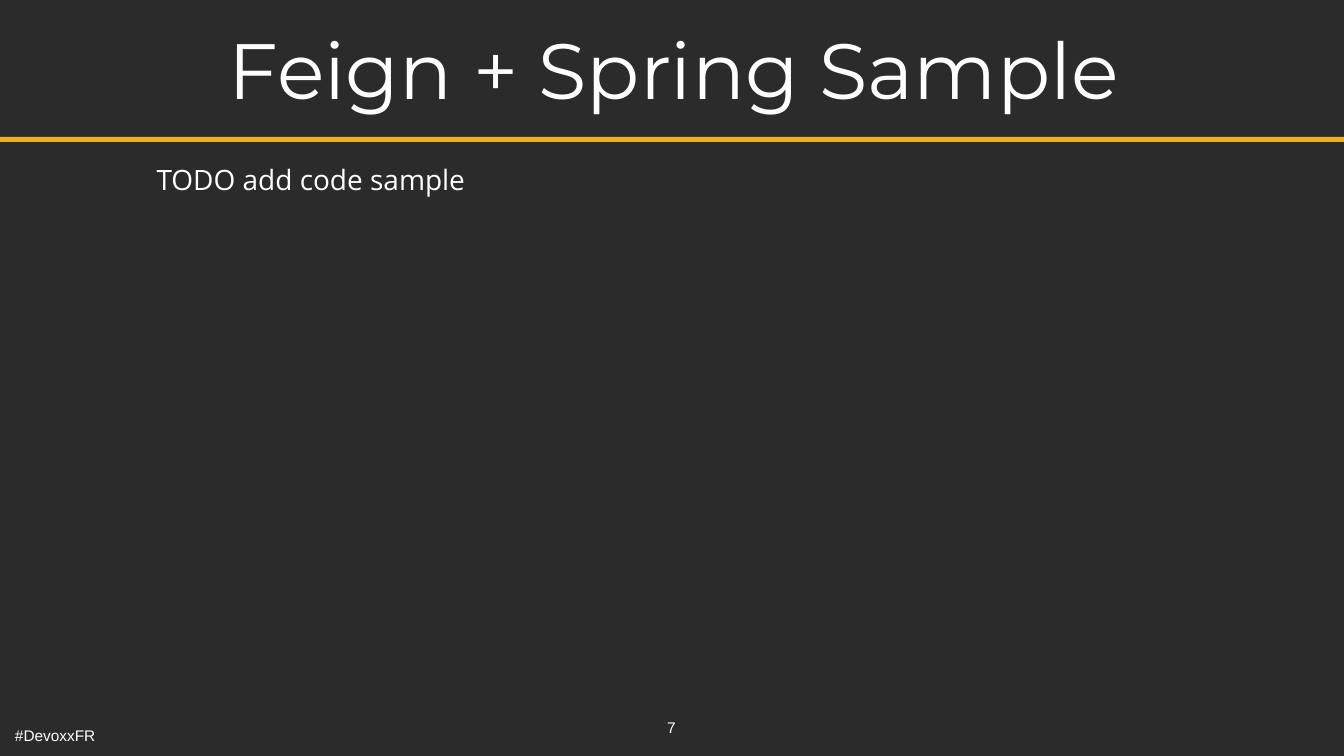
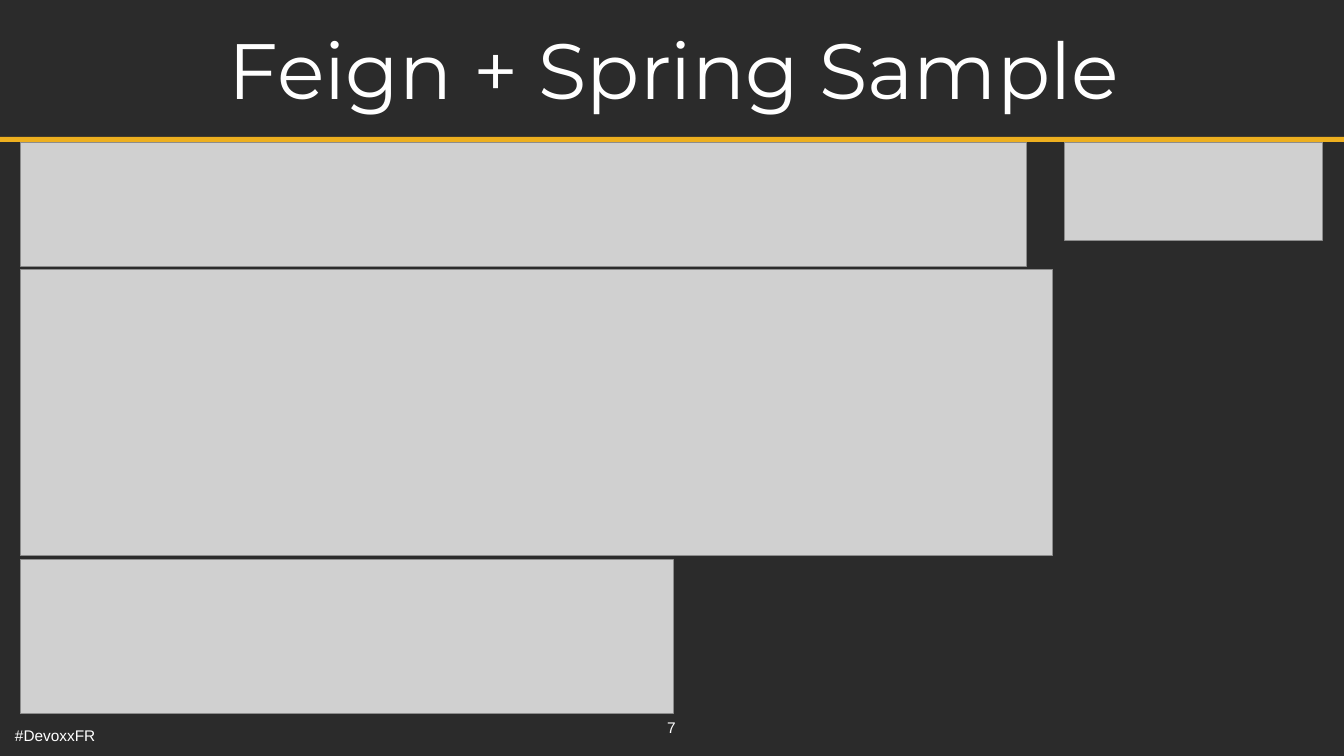
Before and after one commit to alexandrenavarro/soyer-un-feign-asse-quand-vous-ecrivez-un-client-rest-java-devoxx-fr-2017, a slide deck: slide 7 of src/main/odp/soyez-une-feign-asse-quand-vous-ecrivez-un-client-rest-java-devoxx-fr-2017.odp. Drawn at 1344x756 pixels with LibreOffice and Linux fonts; fonts in the diff are those of the drawing; grey boxes stand for pictures; background and template pictures are left out; a plain dark background stands for a picture behind light text. Boxes give left, top, right and bottom in pixels: in the first picture for what was removed or moved away, otherwise in the second. Text is boxed around its words. In the diff, an @@ line names an element or a change of style, - is before the commit and + after.

Commit message:
Add Feign Sample in the presentation

```diff
--- a/src/main/odp/soyez-une-feign-asse-quand-vous-ecrivez-un-client-rest-java-devoxx-fr-2017.odp
+++ b/src/main/odp/soyez-une-feign-asse-quand-vous-ecrivez-un-client-rest-java-devoxx-fr-2017.odp
@@ picture added at (20, 142, 1026, 266) @@
@@ picture added at (1065, 142, 1323, 240) @@
@@ text removed at (157, 168, 465, 197) @@
-TODO add code sample
@@ picture added at (20, 270, 1053, 556) @@
@@ picture added at (20, 560, 673, 714) @@
```
Also in this commit, not shown: 5 other slides changed, 13 other files.
